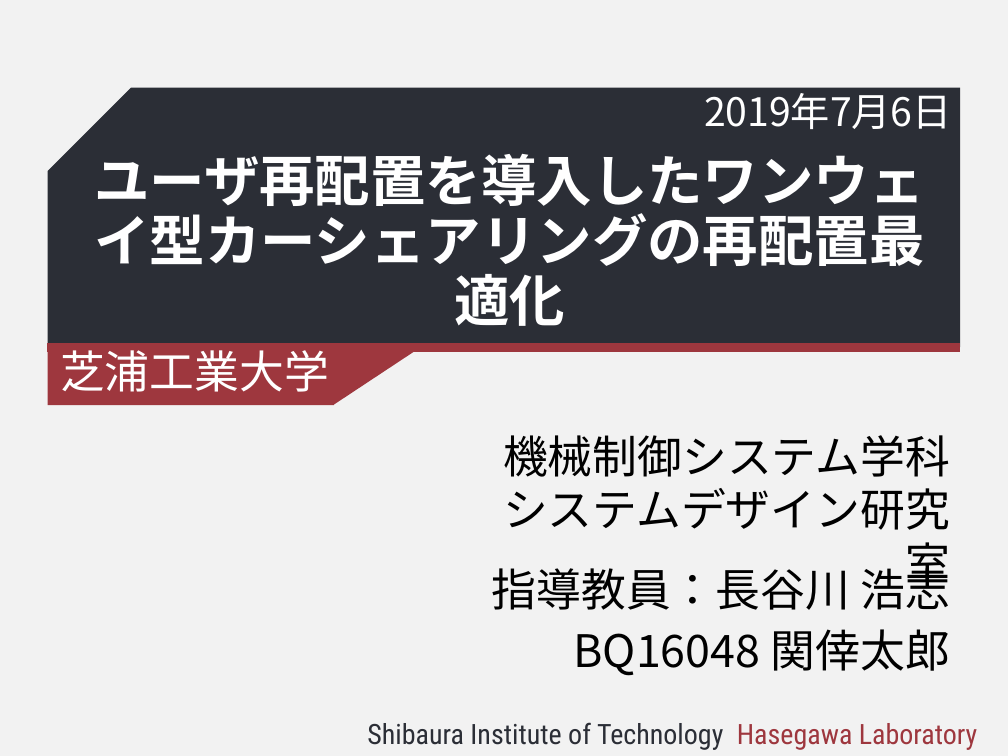
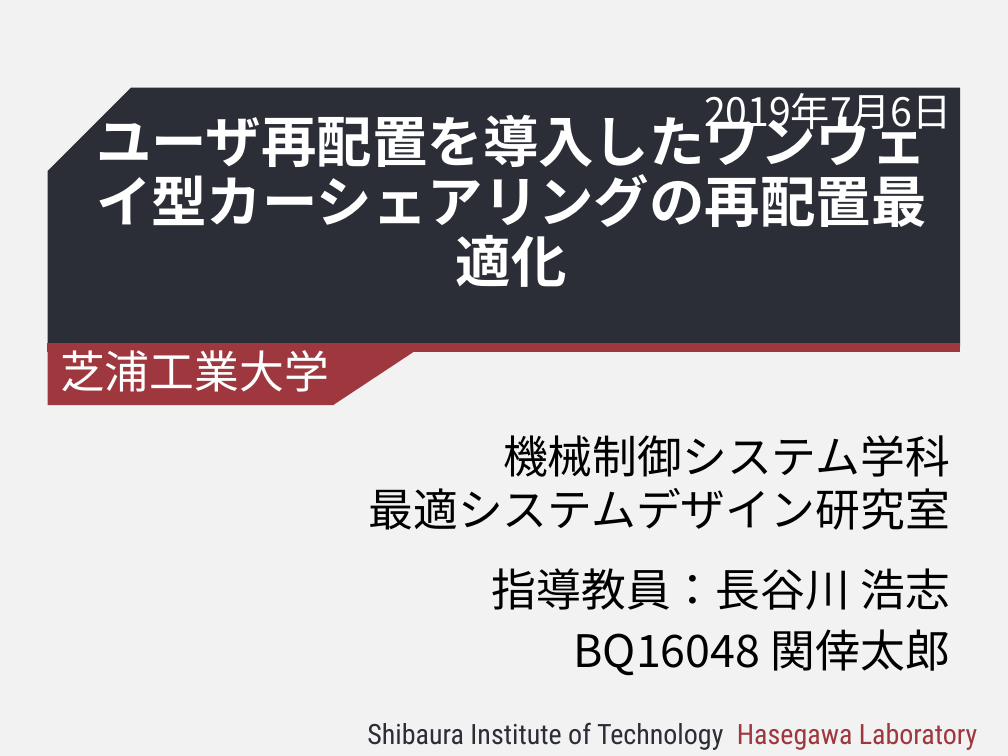
Before and after one commit to kotaro912214/research, a slide deck: slide 1 of 中間発表/BQ16048_中間発表_関_パワポ3.pptx. Drawn at 1008x756 pixels with LibreOffice and Linux fonts; fonts in the diff are those of the drawing; background and template pictures are left out. Boxes give left, top, right and bottom in pixels: in the first picture for what was removed or moved away, otherwise in the second. Text is boxed around its words. In the diff, an @@ line names an element or a change of style, - is before the commit and + after.

```diff
--- a/中間発表/BQ16048_中間発表_関_パワポ3.pptx
+++ b/中間発表/BQ16048_中間発表_関_パワポ3.pptx
@@ title "ユーザ再配置を導入したワンウェイ型カーシェアリングの再配置最適化" rewrapped from [94, 154, 924, 326] to [96, 106, 926, 287] @@
@@ text "機械制御システム学科": place and size @@
-text "機械制御システム学科" at [503, 435, 950, 530]
+text "機械制御システム学科" at [369, 435, 950, 530]
@@ text at [369, 488, 950, 530]: text changed @@
-システムデザイン研究室
+最適システムデザイン研究室
```
Also in this commit, not shown: 8 other slides changed, 3 slides added, 2 slides removed, 14 other files.
